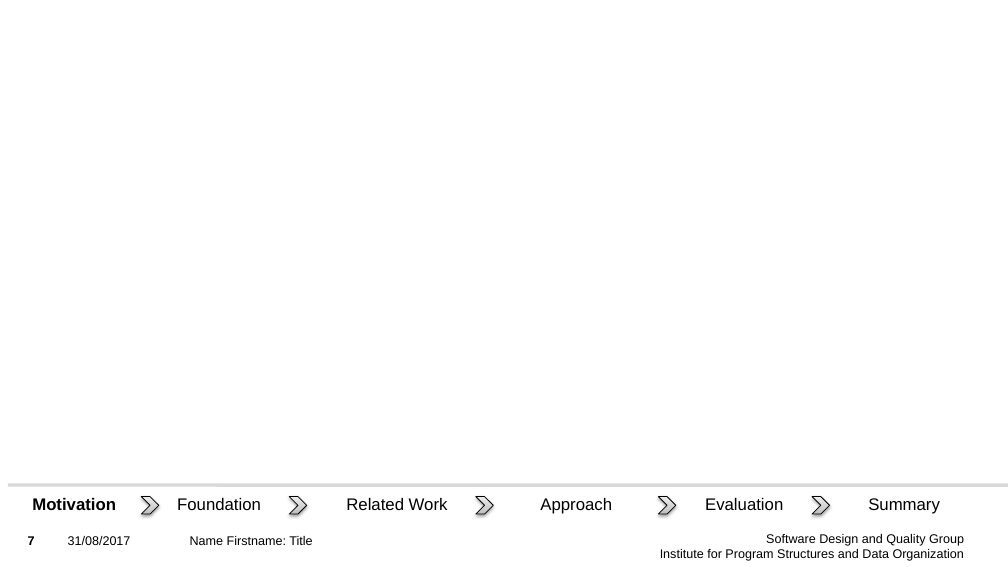
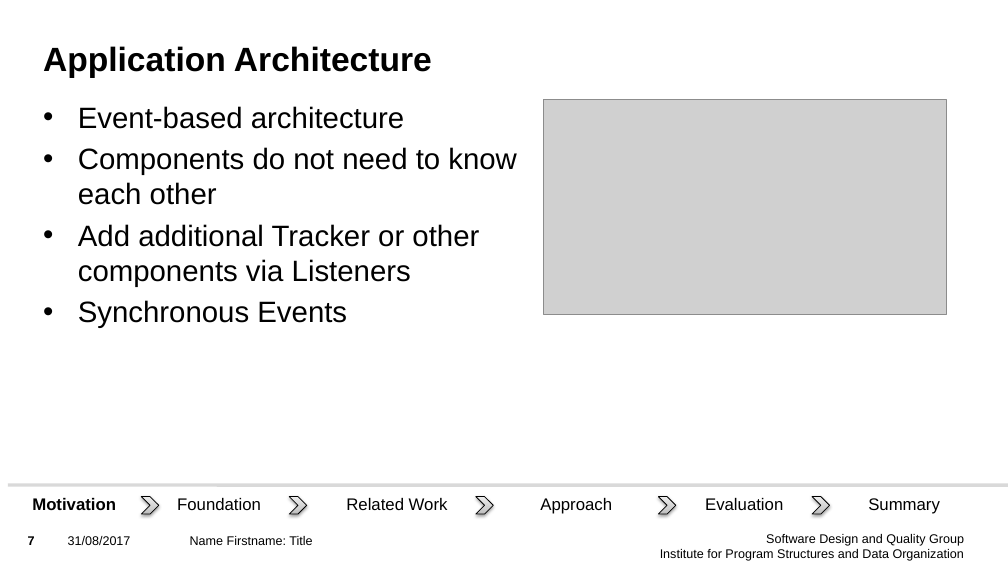
Before and after one commit to Benkler/PraktikumWerzeugeAgileModellierung, a slide deck: slide 7 of Präsentation/SDQ_Presentation_Template_16_9.pptx. Drawn at 1008x567 pixels with LibreOffice and Linux fonts; fonts in the diff are those of the drawing; grey boxes stand for pictures; background and template pictures are left out. Boxes give left, top, right and bottom in pixels: in the first picture for what was removed or moved away, otherwise in the second. Text is boxed around its words. In the diff, an @@ line names an element or a change of style, - is before the commit and + after.

```diff
--- a/Präsentation/SDQ_Presentation_Template_16_9.pptx
+++ b/Präsentation/SDQ_Presentation_Template_16_9.pptx
@@ title added at bbox=[43, 46, 432, 78], 32 pt, text #000000, bold @@
+Application Architecture
@@ text added at bbox=[78, 106, 517, 328], 28 pt, text #000000 @@
+• Event-based architecture
+• Components do not need to know each other
+• Add additional Tracker or other components via Listeners
+• Synchronous Events
@@ picture added at bbox=[544, 99, 947, 314] @@
```
Also in this commit, not shown: 11 other slides changed, 13 slides added, 7 other files.
